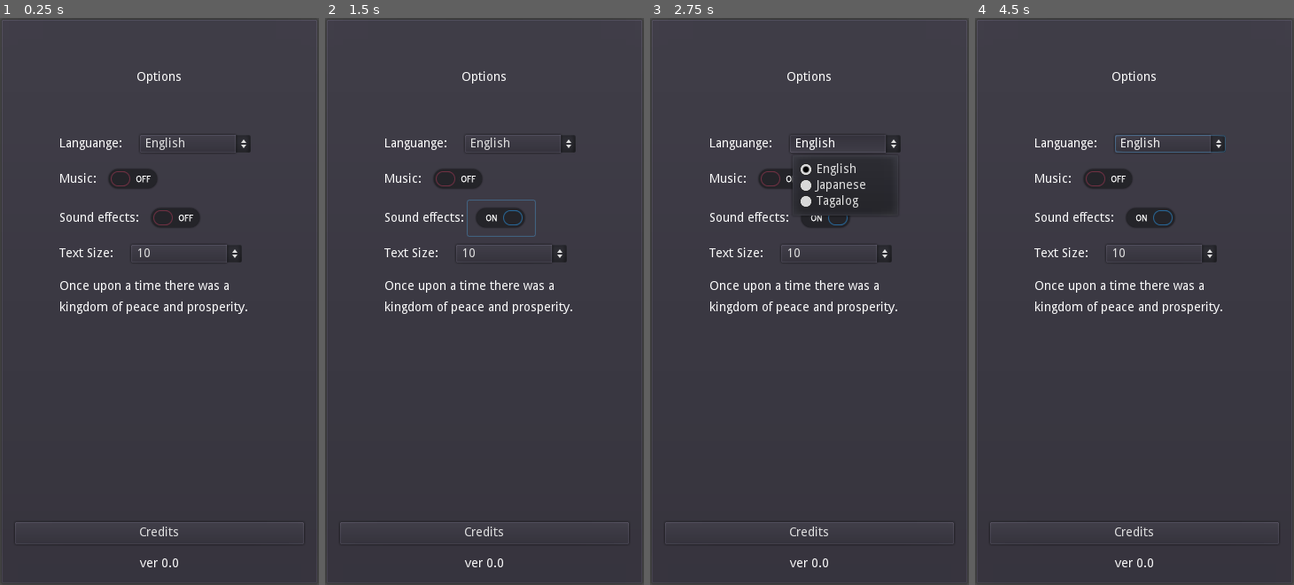
Above: before the commit, frames 1-4 (left to right).
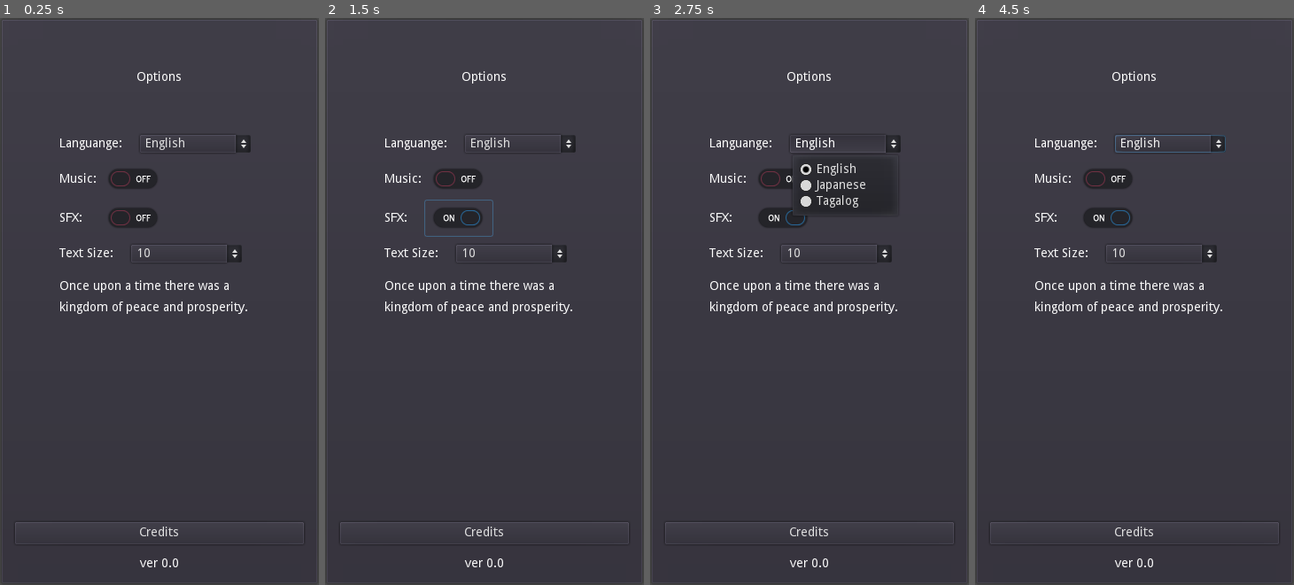
Above: after the commit, the same moments.

Repository: philipuriarte/A-Churchyard-of-Orphans
Game: Godot game, scene res://scenes/options_screen.tscn
Two runs of this game, one before a commit and one after it. Both use one fixed random seed, a clock stepped at 60 frames per second and the inputs below. This scene is started directly instead of the project's main scene.
Inputs (mouse positions are in pixels of both pictures, inside the frame that each line leads up to):
- Up to frame 1 (0.25 s): no input
- Up to frame 2 (1.5 s): click (500, 216) at 0.52 s; click (458, 216) at 1.27 s
- Up to frame 3 (2.75 s): click "English" at 2 s
- Up to frame 4 (4.5 s): click "10" at 2.75 s; click "English" at 3.5 s; click (1108, 216) at 4.27 s

The runs differ from the first frame. In frame 1, 0.9% of the frame differs, in the area x 20-63%, y 33-37%; in frame 2, 1.0%, in the area x 20-67%, y 32-39%; in frame 3, 0.7%; in frame 4, 0.9%.

Commit message:
Rename Sound to SFX in options_screen

Diff:
--- a/scenes/options_screen.tscn
+++ b/scenes/options_screen.tscn
@@ -85,20 +85,20 @@
 margin_right = 122.0
 margin_bottom = 40.0
 
-[node name="Sounds" type="HBoxContainer" parent="MarginContainer/MainCointainer/OptionsMargin/OptionsContainer/MusicContainer"]
+[node name="SFX" type="HBoxContainer" parent="MarginContainer/MainCointainer/OptionsMargin/OptionsContainer/MusicContainer"]
 margin_top = 44.0
 margin_right = 226.0
 margin_bottom = 84.0
 
-[node name="SoundsLabel" type="Label" parent="MarginContainer/MainCointainer/OptionsMargin/OptionsContainer/MusicContainer/Sounds"]
+[node name="SFXLabel" type="Label" parent="MarginContainer/MainCointainer/OptionsMargin/OptionsContainer/MusicContainer/SFX"]
 margin_top = 13.0
-margin_right = 90.0
+margin_right = 42.0
 margin_bottom = 27.0
-text = "Sound effects:"
+text = "SFX:    "
 
-[node name="SoundsButton" type="CheckButton" parent="MarginContainer/MainCointainer/OptionsMargin/OptionsContainer/MusicContainer/Sounds"]
-margin_left = 94.0
-margin_right = 170.0
+[node name="SFXButton" type="CheckButton" parent="MarginContainer/MainCointainer/OptionsMargin/OptionsContainer/MusicContainer/SFX"]
+margin_left = 46.0
+margin_right = 122.0
 margin_bottom = 40.0
 
 [node name="TextContainer" type="VBoxContainer" parent="MarginContainer/MainCointainer/OptionsMargin/OptionsContainer"]
